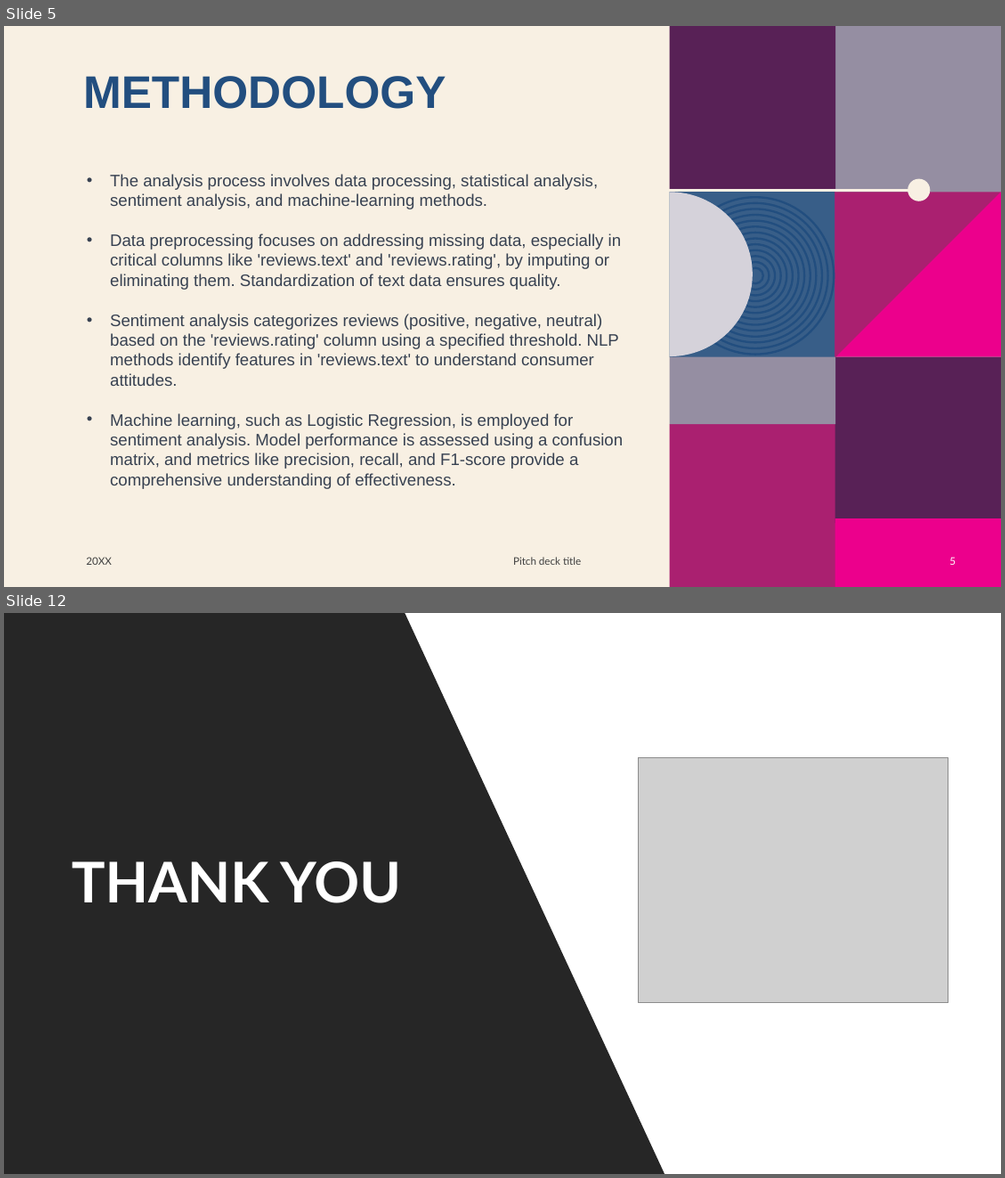
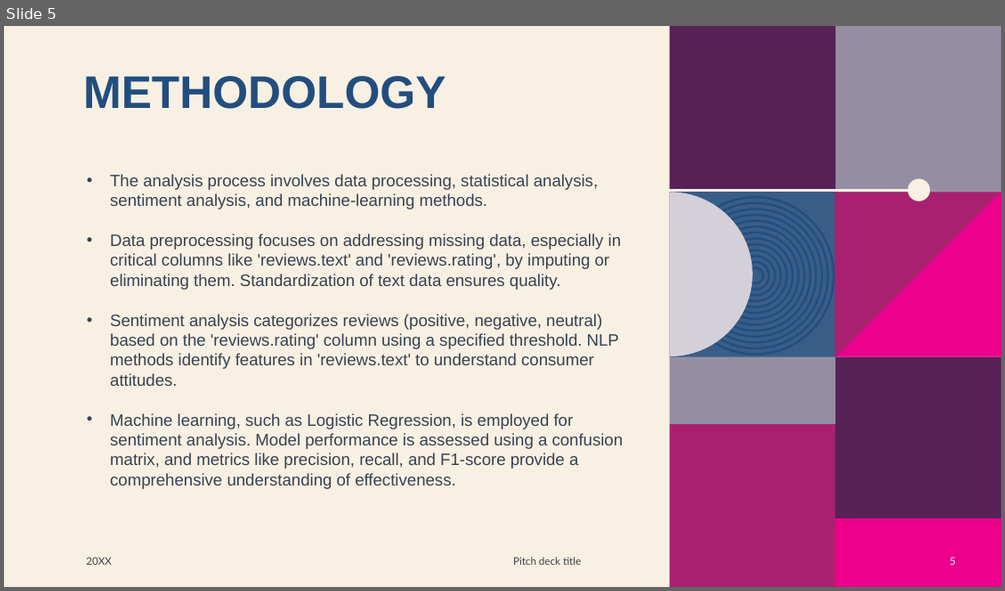
Before and after one commit to Demiarge/CSE431_BRACU, a slide deck: Submission4/slide.pptx. Shown one above the other, each under a label of ours: slides 5 and 12 before the commit, slide 5 after it; the slides between them are not shown. The pictures are 1005x1178 and 1005x591 pixels, drawn with LibreOffice and Linux fonts; fonts in the diff are those of the drawing; grey boxes stand for pictures; background and template pictures are left out. Boxes give left, top, right and bottom in pixels: in the first picture for what was removed or moved away, otherwise in the second. Text is boxed around its words. In the diff, an @@ line names an element or a change of style, - is before the commit and + after.

```diff
--- a/Submission4/slide.pptx
+++ b/Submission4/slide.pptx
@@ slide 12 removed at (4, 613, 1001, 1174), background #FFFFFF @@
@@ freeform shape removed at (4, 613, 170, 779) @@
@@ freeform shape removed at (4, 613, 664, 1174) @@
@@ ellipse removed at (74, 686, 97, 708) @@
@@ line removed from (84, 694) to (563, 1174) @@
@@ rectangle removed at (205, 751, 355, 900) @@
@@ picture removed at (638, 757, 947, 1003) @@
@@ freeform shape removed at (87, 779, 170, 946) @@
@@ title removed at (72, 861, 401, 903) @@
-THANK YOU
@@ group removed at (7, 785, 163, 942): 13 ellipses @@
@@ rectangle removed at (4, 947, 170, 1112) @@
@@ freeform shape removed at (335, 946, 563, 1174) @@
@@ rectangle removed at (170, 1008, 335, 1174) @@
@@ freeform shape removed at (170, 1007, 336, 1173) @@
@@ rectangle removed at (4, 1112, 170, 1174) @@
```
Also in this commit, not shown: 4 other slides changed, 6 other slides removed, 3 other files.
